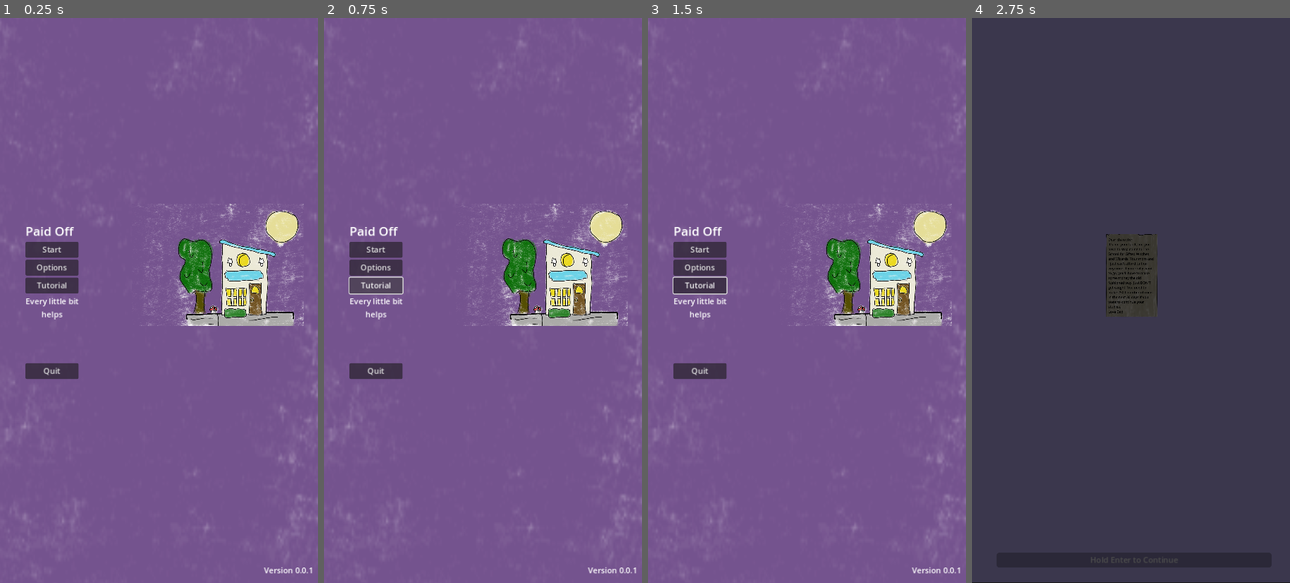
Above: before the commit, frames 1-4 (left to right).
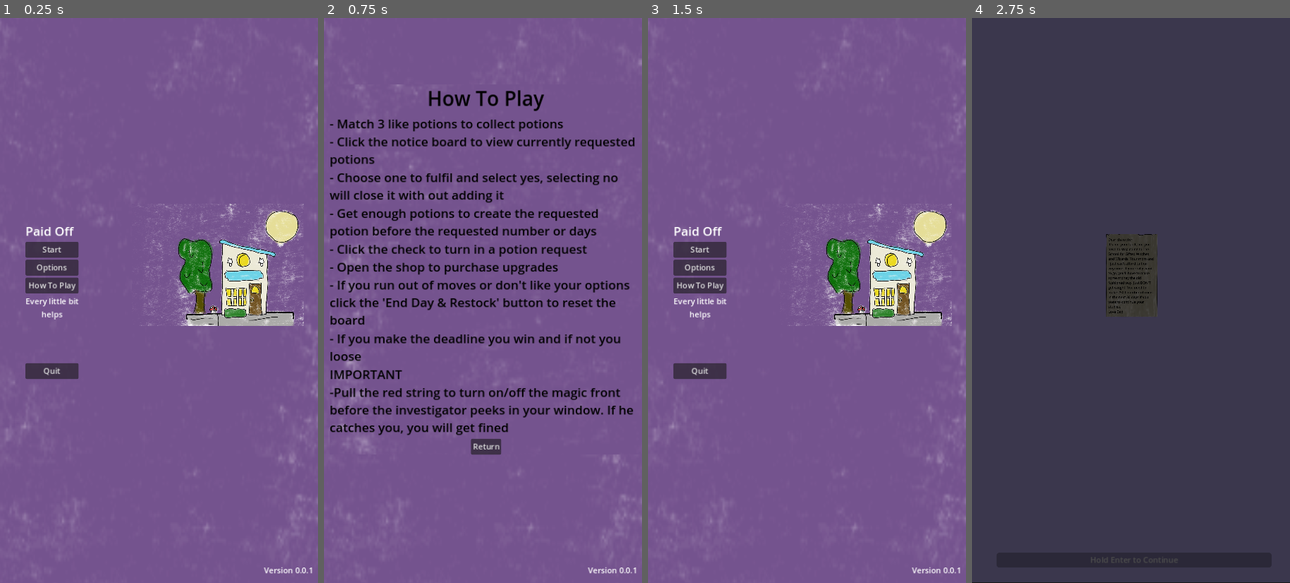
Above: after the commit, the same moments.

Repository: cncarey/PirateSoftwareJam15
Game: Godot game, scene res://Menus/main_menu.tscn
The game is run twice, just before and just after one commit, with the same random seed, the same clock (stepped at 60 frames per second) and the same inputs.
Inputs (mouse positions are in pixels of both pictures, inside the frame that each line leads up to):
- Up to frame 1 (0.25 s): no input
- Up to frame 2 (0.75 s): click "Tutorial" (after the commit: "How To Play") at 0.5 s
- Up to frame 3 (1.5 s): click (810, 447) at 1.25 s, where only the run after the commit has a clickable "Return"
- Up to frame 4 (2.75 s): click "Start" at 2 s

The runs differ from the first frame. In frame 1, 0.1% of the frame differs, in the area x 9-24%, y 46-49%; in frame 2, 16%, in the area x 1-100%, y 11-78%; in frame 3, 0.2%; in frame 4, nothing differs.

Commit message:
#12 add background music and #10 mvp for the tutorial
#12 add background music and #10 mvp for the tutorial
_hasBuild0

Diff:
--- a/Menus/SoundManager.gd
+++ b/Menus/SoundManager.gd
@@ -1,6 +1,7 @@
 extends Node2D
 
 @onready var sound_player = $SoundPlayer
+@onready var music_player = $MusicPlayer
 
 var destroyFx = preload("res://Assets/Sounds/destroy.mp3")
 var swapFx = preload("res://Assets/Sounds/movePiece.mp3")
@@ -10,6 +11,7 @@
 var coinsFx = preload("res://Assets/Sounds/purchase.mp3")
 # Called when the node enters the scene tree for the first time.
 func _ready():
+	music_player.play()
 	pass # Replace with function body.
 
 func playSound(sound: String):
--- a/Menus/SoundManager.tscn
+++ b/Menus/SoundManager.tscn
@@ -1,13 +1,18 @@
-[gd_scene load_steps=2 format=3 uid="uid://drag2ychqdsde"]
+[gd_scene load_steps=3 format=3 uid="uid://drag2ychqdsde"]
 
 [ext_resource type="Script" path="res://Menus/SoundManager.gd" id="1_raor8"]
+[ext_resource type="AudioStream" uid="uid://8jjbmoysw25l" path="res://Assets/Sounds/potionsBG.wav" id="2_linf8"]
 
 [node name="SoundManager" type="Node2D"]
 process_mode = 3
 script = ExtResource("1_raor8")
 
 [node name="MusicPlayer" type="AudioStreamPlayer" parent="."]
+stream = ExtResource("2_linf8")
+volume_db = -20.0
+autoplay = true
 bus = &"Music"
 
 [node name="SoundPlayer" type="AudioStreamPlayer" parent="."]
+volume_db = -10.0
 bus = &"SFx"
--- a/Menus/main_menu.gd
+++ b/Menus/main_menu.gd
@@ -1,6 +1,7 @@
 extends Control
 @onready var options_container = $OptionsContainer
 @onready var main_container = $MainContainer/MainContainer
+@onready var how_to_play_container = $HowToPlayContainer
 
 # Called when the node enters the scene tree for the first time.
 func _ready():
@@ -31,6 +32,17 @@
 	options_container.show()
 	pass
 
+func hideHowToPlay():
+	main_container.show()
+	SoundManager.playSound("menu")
+	how_to_play_container.hide()
+	pass
+func showHowToPlay():
+	SoundManager.playSound("menu")
+	main_container.hide()
+	how_to_play_container.show()
+	pass
+
 func _on_quit_pressed():
 	get_tree().quit()
 	pass # Replace with function body.
--- a/Menus/main_menu.tscn
+++ b/Menus/main_menu.tscn
@@ -14,6 +14,14 @@
 
 [sub_resource type="LabelSettings" id="LabelSettings_6fvcg"]
 font_size = 25
+
+[sub_resource type="AtlasTexture" id="AtlasTexture_3wm4m"]
+atlas = ExtResource("2_i5141")
+region = Rect2(159.833, 426.329, 150.222, 136.889)
+
+[sub_resource type="LabelSettings" id="LabelSettings_uyf4d"]
+font_size = 40
+font_color = Color(0, 0, 0, 1)
 
 [node name="MainMenu" type="Control"]
 layout_mode = 3
@@ -80,7 +88,7 @@
 
 [node name="Tutorial" type="Button" parent="MainContainer/MainContainer"]
 layout_mode = 2
-text = "Tutorial"
+text = "How To Play"
 
 [node name="GameTitle2" type="Label" parent="MainContainer/MainContainer"]
 layout_mode = 2
@@ -126,11 +134,60 @@
 layout_mode = 2
 text = "Version 0.0.1"
 
+[node name="HowToPlayContainer" type="MarginContainer" parent="."]
+visible = false
+layout_mode = 1
+anchors_preset = 4
+anchor_top = 0.5
+anchor_bottom = 0.5
+offset_top = -296.0
+offset_right = 641.0
+offset_bottom = 171.0
+grow_vertical = 2
+theme_override_constants/margin_left = 10
+
+[node name="TextureRect" type="TextureRect" parent="HowToPlayContainer"]
+layout_mode = 2
+texture = SubResource("AtlasTexture_3wm4m")
+
+[node name="VBoxContainer" type="VBoxContainer" parent="HowToPlayContainer"]
+layout_mode = 2
+
+[node name="How To Play" type="Label" parent="HowToPlayContainer/VBoxContainer"]
+layout_mode = 2
+text = "How To Play"
+label_settings = SubResource("LabelSettings_uyf4d")
+horizontal_alignment = 1
+
+[node name="RichTextLabel" type="RichTextLabel" parent="HowToPlayContainer/VBoxContainer"]
+layout_mode = 2
+theme_override_colors/default_color = Color(0, 0, 0, 1)
+theme_override_font_sizes/normal_font_size = 25
+text = "- Match 3 like potions to collect potions
+- Click the notice board to view currently requested potions
+- Choose one to fulfil and select yes, selecting no will close it with out adding it
+- Get enough potions to create the requested potion before the requested number or days
+- Click the check to turn in a potion request
+- Open the shop to purchase upgrades
+- If you run out of moves or don't like your options click the 'End Day & Restock' button to reset the board
+- If you make the deadline you win and if not you loose
+IMPORTANT
+-Pull the red string to turn on/off the magic front before the investigator peeks in your window. If he catches you, you will get fined
+"
+fit_content = true
+
+[node name="HTPReturnButton" type="Button" parent="HowToPlayContainer/VBoxContainer"]
+layout_mode = 2
+size_flags_horizontal = 4
+text = "Return"
+
 [connection signal="mouse_entered" from="MainContainer/MainContainer/Start" to="." method="onHover"]
 [connection signal="pressed" from="MainContainer/MainContainer/Start" to="." method="_on_start_pressed"]
 [connection signal="mouse_entered" from="MainContainer/MainContainer/Options" to="." method="onHover"]
 [connection signal="pressed" from="MainContainer/MainContainer/Options" to="." method="showOptions"]
-[connection signal="focus_exited" from="MainContainer/MainContainer/Tutorial" to="." method="onHover"]
+[connection signal="mouse_entered" from="MainContainer/MainContainer/Tutorial" to="." method="onHover"]
+[connection signal="pressed" from="MainContainer/MainContainer/Tutorial" to="." method="showHowToPlay"]
 [connection signal="mouse_entered" from="MainContainer/MainContainer/Quit" to="." method="onHover"]
 [connection signal="pressed" from="MainContainer/MainContainer/Quit" to="." method="_on_quit_pressed"]
 [connection signal="returnButton" from="OptionsContainer" to="." method="hideOptions"]
+[connection signal="pressed" from="HowToPlayContainer/VBoxContainer/HTPReturnButton" to="." method="hideHowToPlay"]
--- a/QuestManager.gd
+++ b/QuestManager.gd
@@ -27,6 +27,8 @@
 		RefillQuestsFilledToday = false
 		curTurn = 0
 		curDay_changed.emit(curDay)
+		if curDay > 30:
+			Global.gameOver.emit()
 	get:
 		return curDay
 
--- a/UI/game_over.tscn
+++ b/UI/game_over.tscn
@@ -1,7 +1,8 @@
-[gd_scene load_steps=4 format=3 uid="uid://bl21upak7o1qq"]
+[gd_scene load_steps=5 format=3 uid="uid://bl21upak7o1qq"]
 
 [ext_resource type="Script" path="res://UI/game_over.gd" id="1_e8njo"]
 [ext_resource type="Texture2D" uid="uid://q7lgopk72l3c" path="res://Assets/alchemyArt.png" id="2_h6b0v"]
+[ext_resource type="LabelSettings" uid="uid://cjrv187wltsqq" path="res://Assets/Fonts/shop_item_Title.tres" id="3_oti2b"]
 
 [sub_resource type="AtlasTexture" id="AtlasTexture_oid8b"]
 atlas = ExtResource("2_h6b0v")
@@ -15,9 +16,17 @@
 [node name="NinePatchRect" type="NinePatchRect" parent="."]
 layout_mode = 2
 texture = SubResource("AtlasTexture_oid8b")
+patch_margin_left = 14
+patch_margin_top = 17
+patch_margin_right = 8
+patch_margin_bottom = 9
 
 [node name="MarginContainer" type="MarginContainer" parent="."]
 layout_mode = 2
+theme_override_constants/margin_left = 51
+theme_override_constants/margin_top = 51
+theme_override_constants/margin_right = 51
+theme_override_constants/margin_bottom = 51
 
 [node name="VBoxContainer" type="VBoxContainer" parent="MarginContainer"]
 layout_mode = 2
@@ -26,10 +35,13 @@
 unique_name_in_owner = true
 layout_mode = 2
 text = "Congrat/I'm Sorry To Inform You"
+label_settings = ExtResource("3_oti2b")
 
 [node name="Message" type="RichTextLabel" parent="MarginContainer/VBoxContainer"]
 unique_name_in_owner = true
 layout_mode = 2
+theme_override_colors/default_color = Color(0, 0, 0, 1)
+theme_override_font_sizes/normal_font_size = 30
 fit_content = true
 
 [node name="CloseButton" type="Button" parent="MarginContainer/VBoxContainer"]
--- a/UI/upgrad_shop.tscn
+++ b/UI/upgrad_shop.tscn
@@ -76,8 +76,13 @@
 }
 
 [node name="ShopContainer" type="MarginContainer" parent="."]
+anchors_preset = 4
+anchor_top = 0.5
+anchor_bottom = 0.5
+offset_top = -132.5
 offset_right = 420.0
-offset_bottom = 230.0
+offset_bottom = 132.5
+grow_vertical = 2
 scale = Vector2(1e-05, 1e-05)
 theme_override_constants/margin_top = 10
 
--- a/UpgradeManager.gd
+++ b/UpgradeManager.gd
@@ -25,27 +25,27 @@
 		"CurIncrease" : 0,
 		"Cost" : [600]
 	},
-	"AddRow":{
-		"DisplayName" : "Add Shop Row",
-		"Description": "Add one more row to the shop floor",
-		"MaxIncrease": 3,
-		"CurIncrease" : 0,
-		"Cost" : [250, 450, 600]
-	},
-	"FreeRestock":{
-		"DisplayName" : "Free Shop Restock",
-		"Description": "Refill the Shop without loosing the day. Loose one turn instead.",
-		"MaxIncrease": 1,
-		"CurIncrease" : 0,
-		"Cost" : [600]
-	},
-	"BlackCat":{
-		"DisplayName" : "Black Cat",
-		"Description": "You cat will ring the bell when the investigator shows up",
-		"MaxIncrease": 1,
-		"CurIncrease" : 0,
-		"Cost" : [250]
-	},
+	#"AddRow":{
+		#"DisplayName" : "Add Shop Row",
+		#"Description": "Add one more row to the shop floor",
+		#"MaxIncrease": 3,
+		#"CurIncrease" : 0,
+		#"Cost" : [250, 450, 600]
+	#},
+	#"FreeRestock":{
+		#"DisplayName" : "Free Shop Restock",
+		#"Description": "Refill the Shop without loosing the day. Loose one turn instead.",
+		#"MaxIncrease": 1,
+		#"CurIncrease" : 0,
+		#"Cost" : [600]
+	#},
+	#"BlackCat":{
+		#"DisplayName" : "Black Cat",
+		#"Description": "You cat will ring the bell when the investigator shows up",
+		#"MaxIncrease": 1,
+		#"CurIncrease" : 0,
+		#"Cost" : [250]
+	#},
 	#imp
 	"NoTurnFront":{
 		"DisplayName" : "Free Fronts",
Not shown, added: Assets/Sounds/potionsBG.wav.import
Not shown, added: Builds/_build00/index.apple-touch-icon.png.import
Not shown, added: Builds/_build00/index.icon.png.import
Not shown, added: Builds/_build00/index.png.import
Not shown: 1 places in Menus/main_menu.tscn that only renumber resources
Not shown, added: export_presets.cfg
Not shown, changed: .DS_Store
Not shown, added: Assets/Sounds/potionsBG.wav
Not shown, added: Builds/.DS_Store
Not shown, added: Builds/_build00.zip
Not shown, added: Builds/_build00/index.apple-touch-icon.png
Not shown, added: Builds/_build00/index.audio.worklet.js
(and 7 more such lines)
